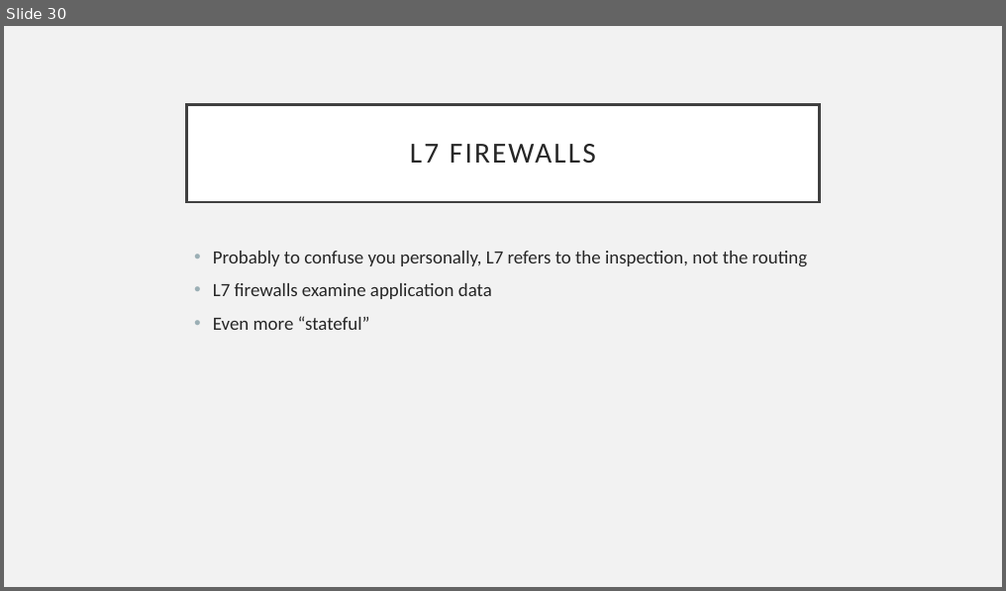
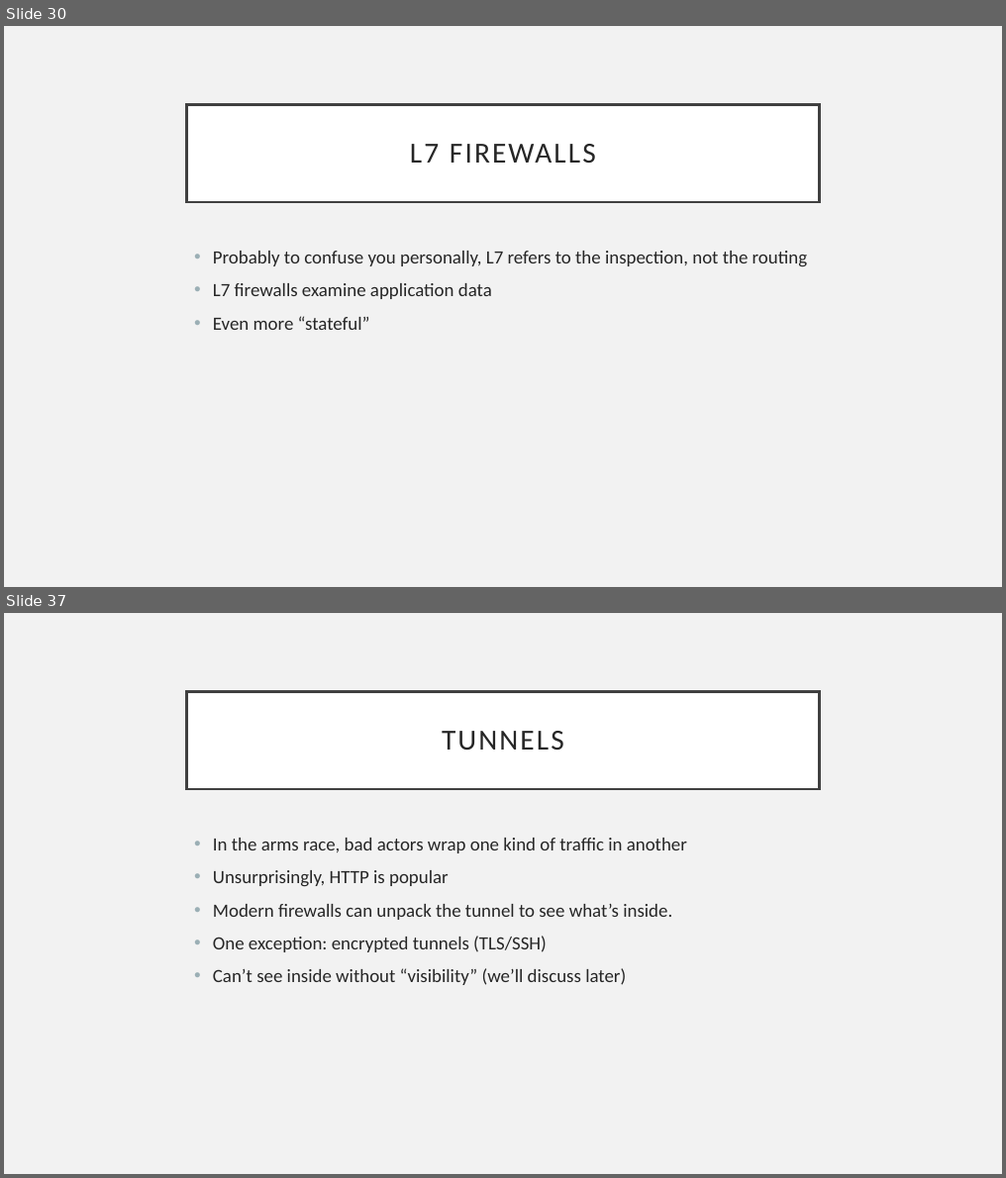
Before and after one commit to CrimsonVista/NetworkSecuritySpring2019, a slide deck: slides/08 Border Security.pptx. Shown one above the other, each under a label of ours: slide 30 before the commit, slides 30 and 37 after it; the slides between them are not shown. The pictures are 1006x591 and 1006x1178 pixels, drawn with LibreOffice and Linux fonts; fonts in the diff are those of the drawing. Boxes give left, top, right and bottom in pixels: in the first picture for what was removed or moved away, otherwise in the second. Text is boxed around its words. In the diff, an @@ line names an element or a change of style, - is before the commit and + after.

```diff
--- a/slides/08 Border Security.pptx
+++ b/slides/08 Border Security.pptx
@@ slide 37 added at box(4, 613, 1002, 1174), background #F2F2F2 @@
@@ title added at box(187, 691, 819, 789), fill #FFFFFF, outline #404040 2.5 pt, 28 pt, text #262626 @@
+TUNNELS
@@ text added at box(213, 838, 687, 985), 18 pt, text #262626 @@
+• In the arms race, bad actors wrap one kind of traffic in another
+• Unsurprisingly, HTTP is popular
+• Modern firewalls can unpack the tunnel to see what’s inside.
+• One exception: encrypted tunnels (TLS/SSH)
+• Can’t see inside without “visibility” (we’ll discuss later)
```
Also in this commit, not shown: 15 other slides added, 1 other file.
